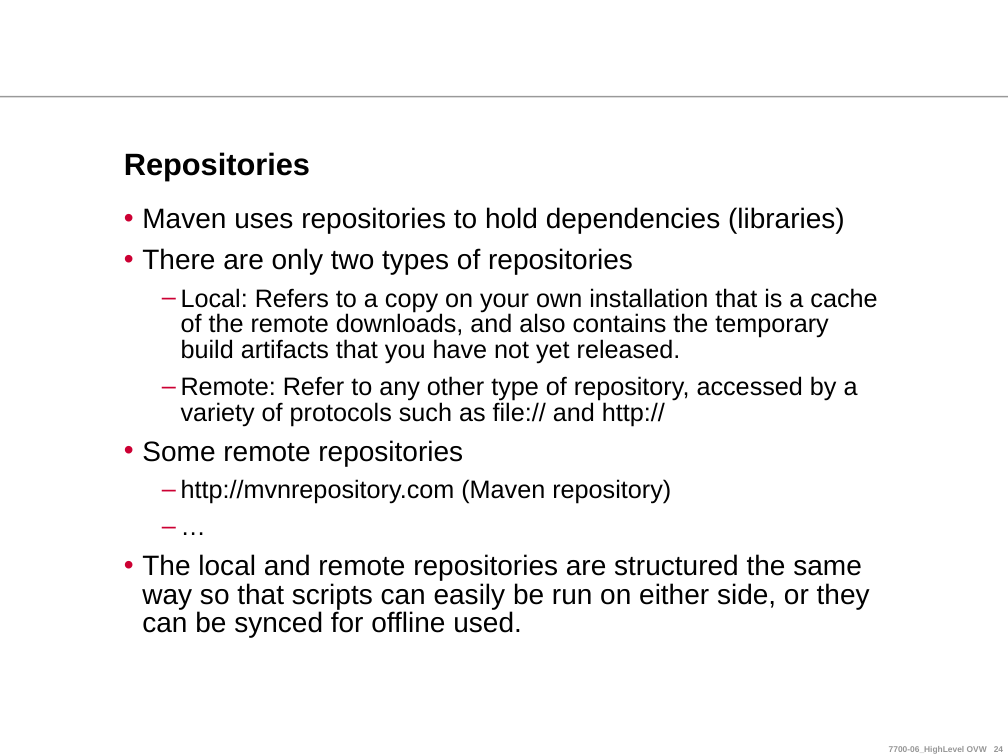
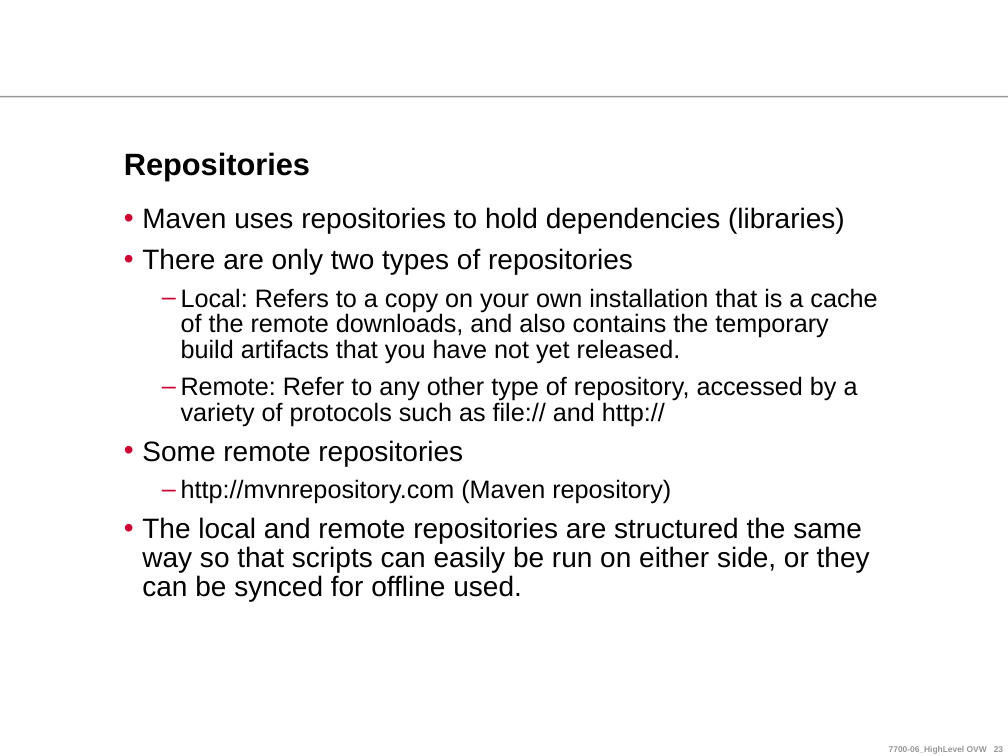
Before and after one commit to ndlongit/longnd-data, a slide deck: slide 23 of Document/Tutorial/[Presentation] Maven.ppt (slide 24 before the commit). Drawn at 1008x756 pixels with LibreOffice and Linux fonts; fonts in the diff are those of the drawing; background and template pictures are left out. Boxes give left, top, right and bottom in pixels: in the first picture for what was removed or moved away, otherwise in the second. Text is boxed around its words. In the diff, an @@ line names an element or a change of style, - is before the commit and + after.

```diff
--- a/Document/Tutorial/[Presentation] Maven.ppt
+++ b/Document/Tutorial/[Presentation] Maven.ppt
@@ text at bbox=[142, 207, 877, 601]: paragraph removed @@
-  – …
```
Also in this commit, not shown: 4 other slides changed, 1 slide removed.
